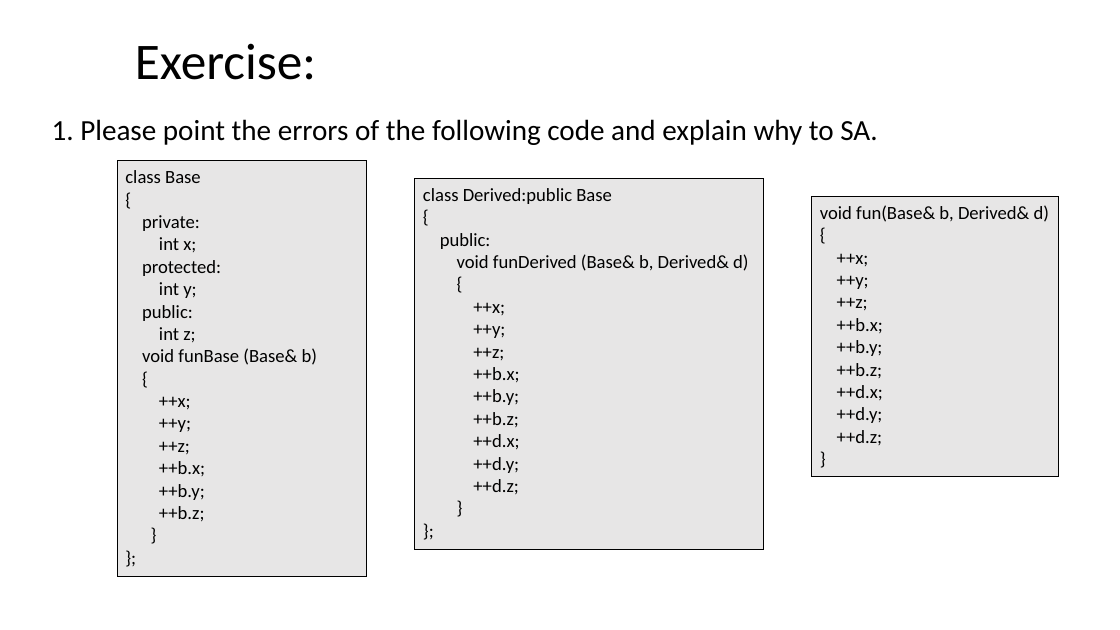
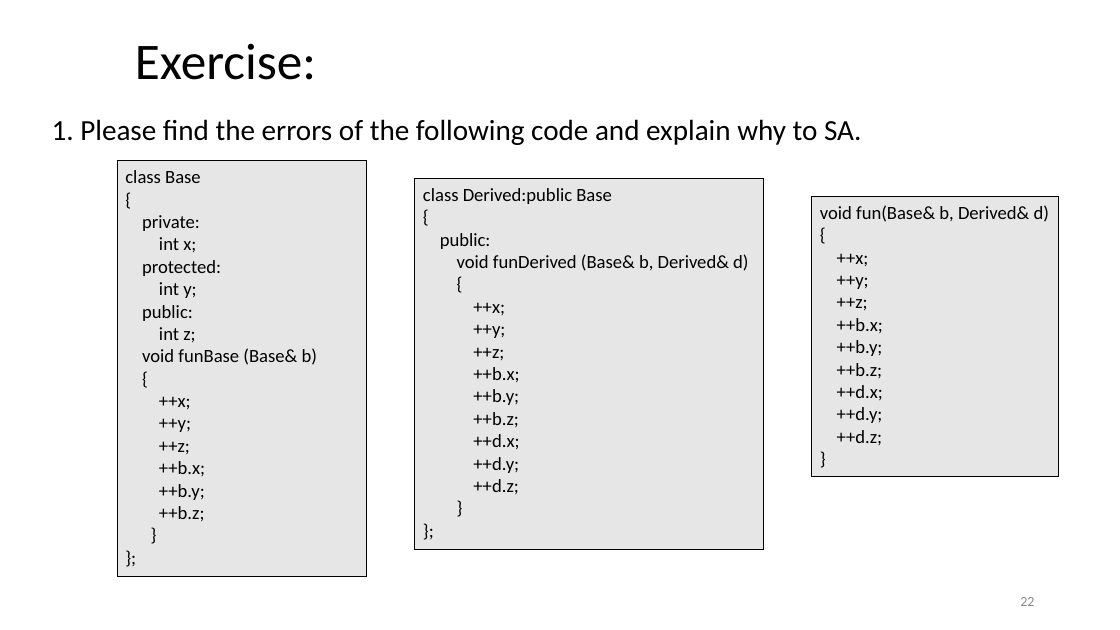
Before and after one commit to ShiqiYu/CPP, a slide deck: slide 22 of week12/Lab12.pptx (slide 17 before the commit). Drawn at 1120x630 pixels with LibreOffice and Linux fonts; fonts in the diff are those of the drawing; background and template pictures are left out. Boxes give left, top, right and bottom in pixels: in the first picture for what was removed or moved away, otherwise in the second. Text is boxed around its words. In the diff, an @@ line names an element or a change of style, - is before the commit and + after.

```diff
--- a/week12/Lab12.pptx
+++ b/week12/Lab12.pptx
@@ text at (52,119,862,145): text changed @@
-  1. Please point the errors of the following code and explain why to SA.
+  1. Please find the errors of the following code and explain why to SA.
@@ page number added at (1020,597,1034,606), 12 pt, text #8C8C8C @@
+22
```
Also in this commit, not shown: 17 other slides changed, 7 slides added, 1 slide removed, 13 other files.
